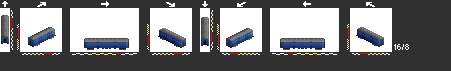
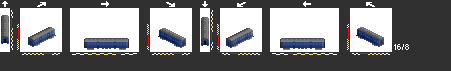
Before/after of a 451×71 layered artwork. What changed in the layer stack:
painted on "bn" over [left=1, top=35, right=384, bottom=50]
